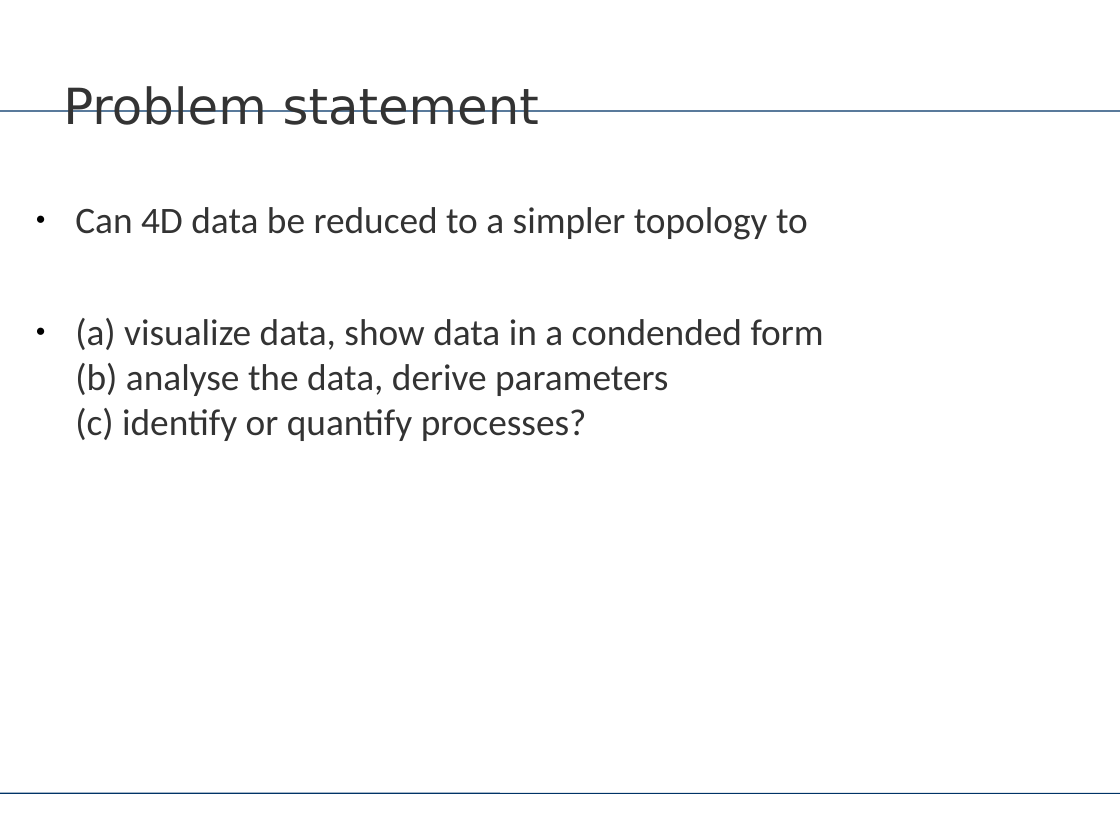
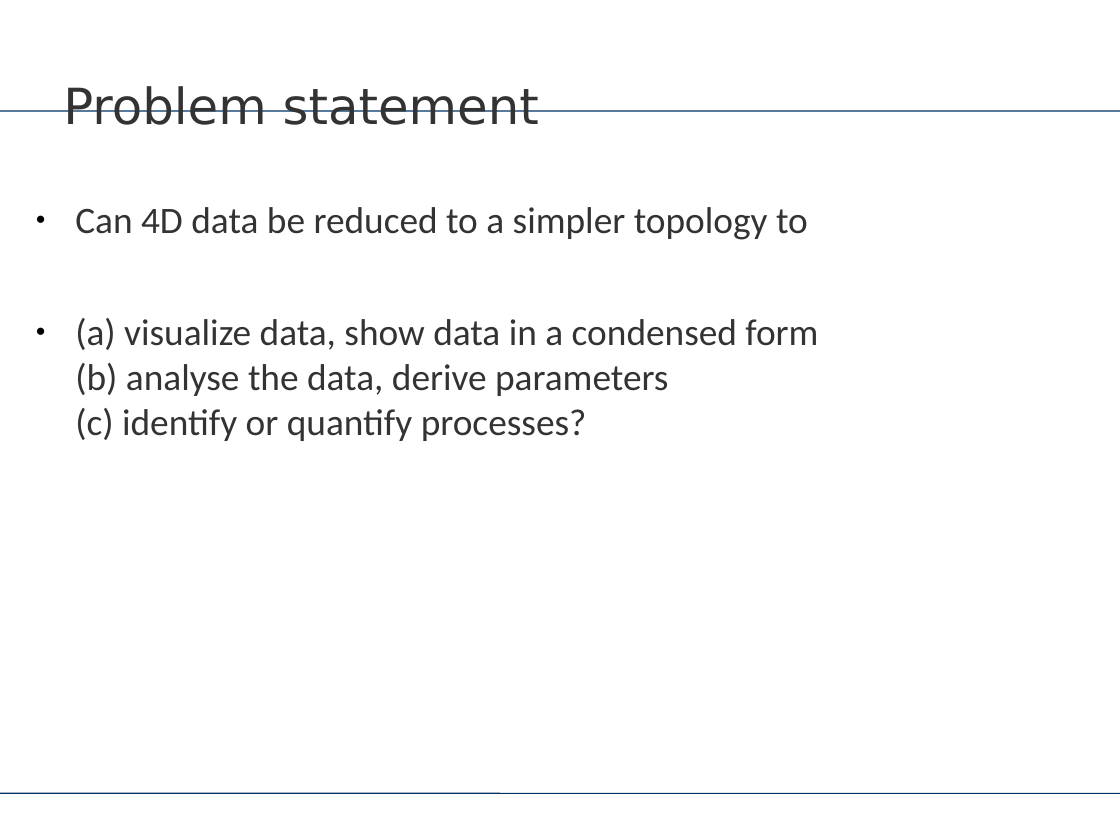
Before and after one commit to Geo-X-Hackathon/lem_network, a slide deck: slide 2 of Hackathon_network.pptx. Drawn at 1120x840 pixels with LibreOffice and Linux fonts; fonts in the diff are those of the drawing. Boxes give left, top, right and bottom in pixels: in the first picture for what was removed or moved away, otherwise in the second. Text is boxed around its words. In the diff, an @@ line names an element or a change of style, - is before the commit and + after.

Commit message:
update presentation pdf

```diff
--- a/Hackathon_network.pptx
+++ b/Hackathon_network.pptx
@@ text at <box>75,318,818,441</box>: text changed @@
-● (a) visualize data, show data in a condended form
-  (b) analyse the data, derive parameters
-  (c) identify or quantify processes?
+● (a) visualize data, show data in a condensed form
+  (b) analyse the data, derive parameters
+  (c) identify or quantify processes?
```
Also in this commit, not shown: 1 other slide changed, 2 slides added, 1 slide removed, 1 other file.
